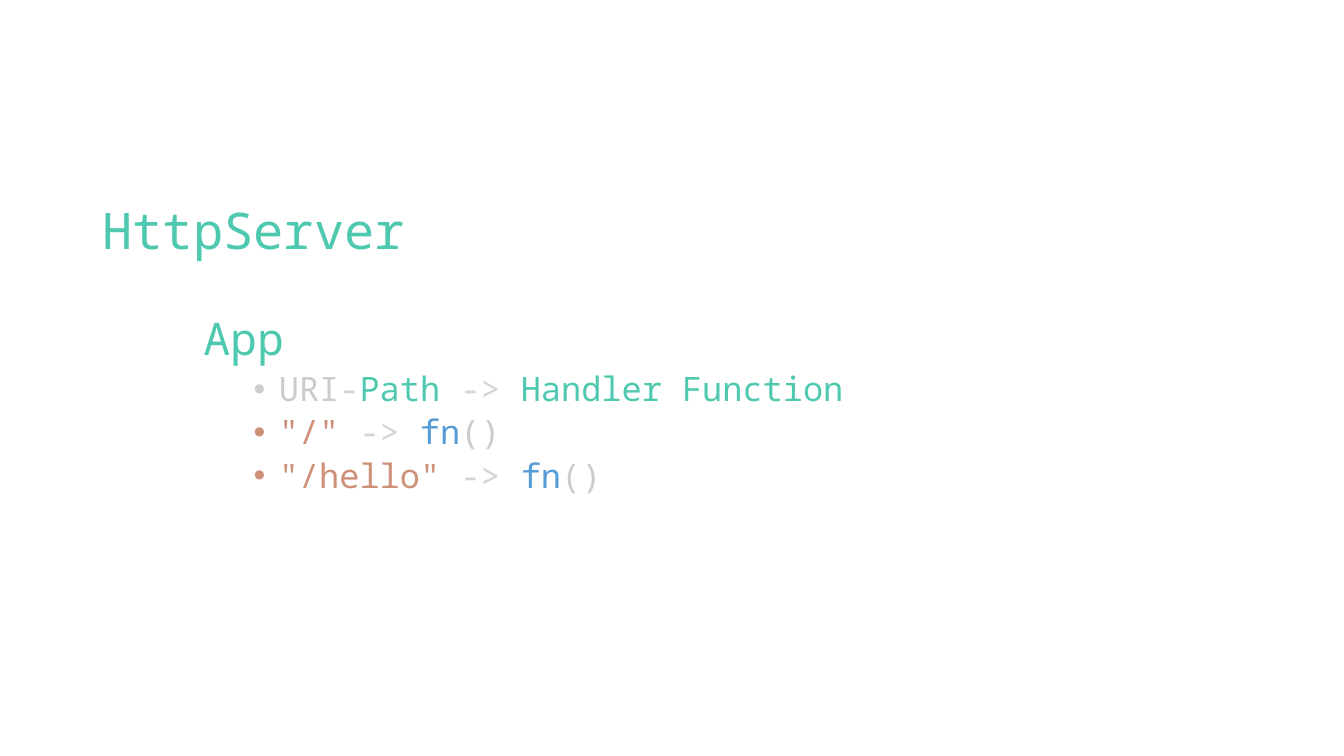
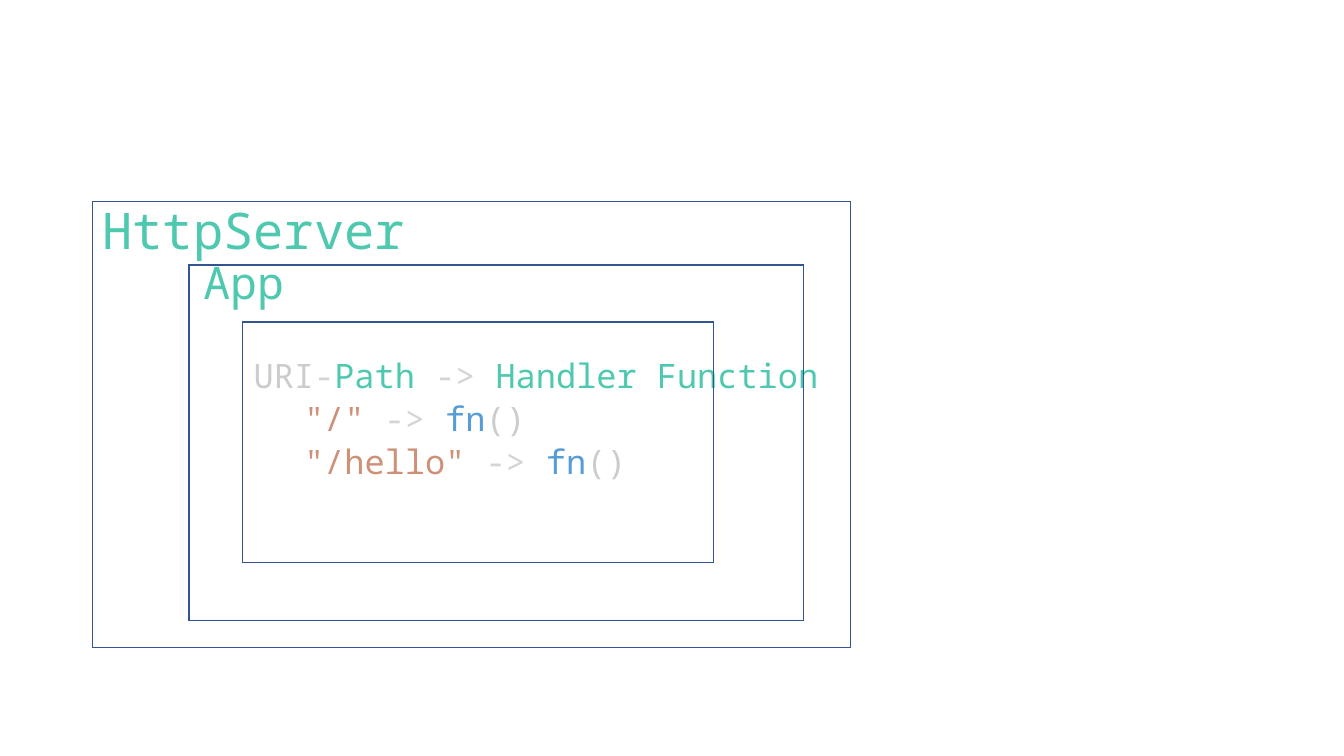
Before and after one commit to floscodes/actix_talk, a slide deck: slide 3 of Pres.pptx. Drawn at 1344x756 pixels with LibreOffice and Linux fonts; fonts in the diff are those of the drawing. Boxes give left, top, right and bottom in pixels: in the first picture for what was removed or moved away, otherwise in the second. Text is boxed around its words. In the diff, an @@ line names an element or a change of style, - is before the commit and + after.

```diff
--- a/Pres.pptx
+++ b/Pres.pptx
@@ rectangle added at box(93, 202, 851, 648), outline #325491 1 pt @@
@@ text at box(102, 212, 404, 310): text changed @@
-HttpServer
-App
+HttpServer
+App
@@ rectangle added at box(189, 265, 804, 620), outline #325491 1 pt @@
@@ rectangle added at box(243, 322, 714, 563), outline #325491 1 pt @@
@@ text at box(254, 357, 818, 479): bullet • to none; list level 4 to 5 in ""/" -> fn()"; list level 4 to 5 in ""/hello" -> fn()" @@
```
Also in this commit, not shown: 2 other slides changed, 6 slides added, 3 other files.
